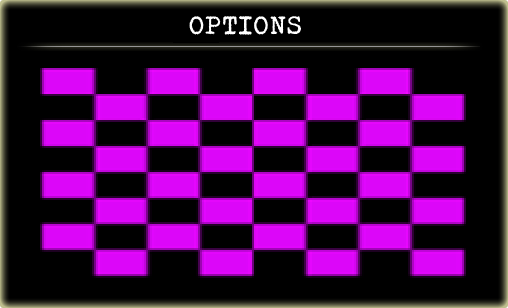
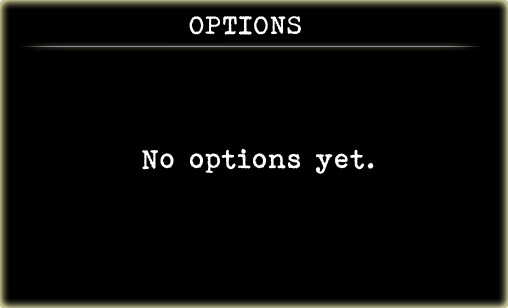
Before/after of a 508 × 308 layered artwork. What changed in the layer stack:
added layer "No options yet." above "temp" over (142, 148, 374, 174)
hid "temp" over (40, 68, 466, 278)
